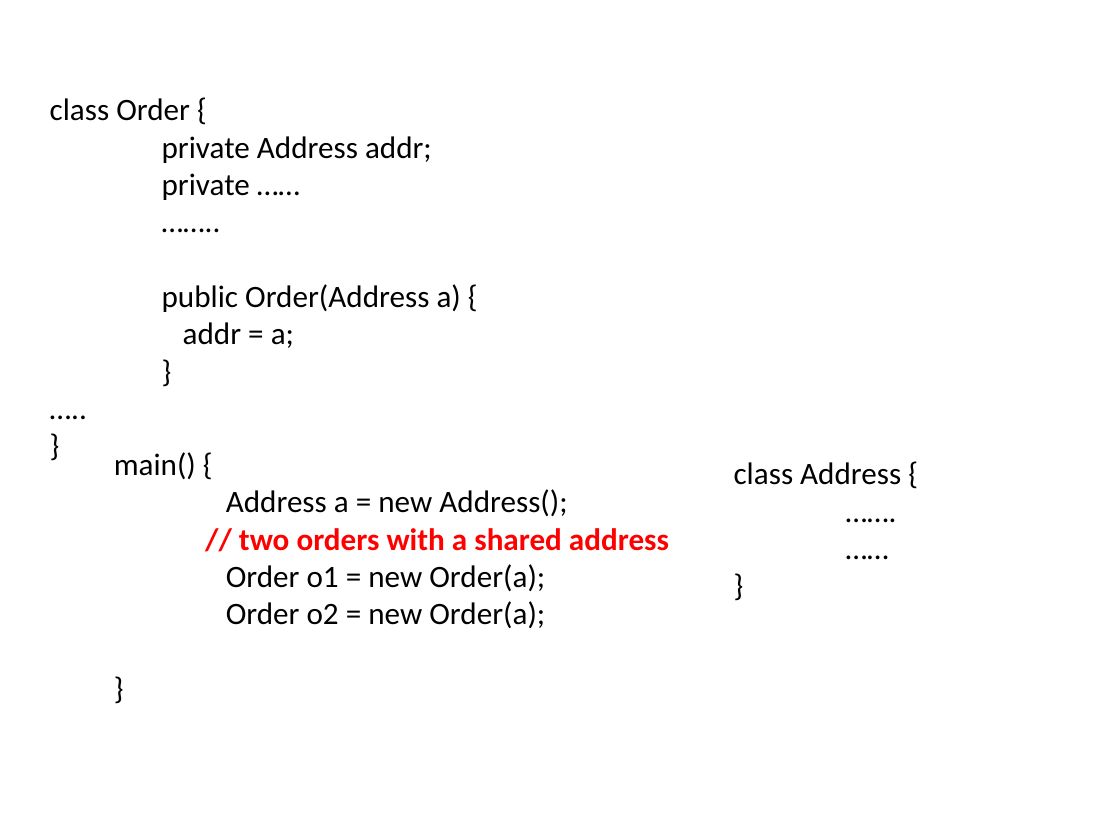
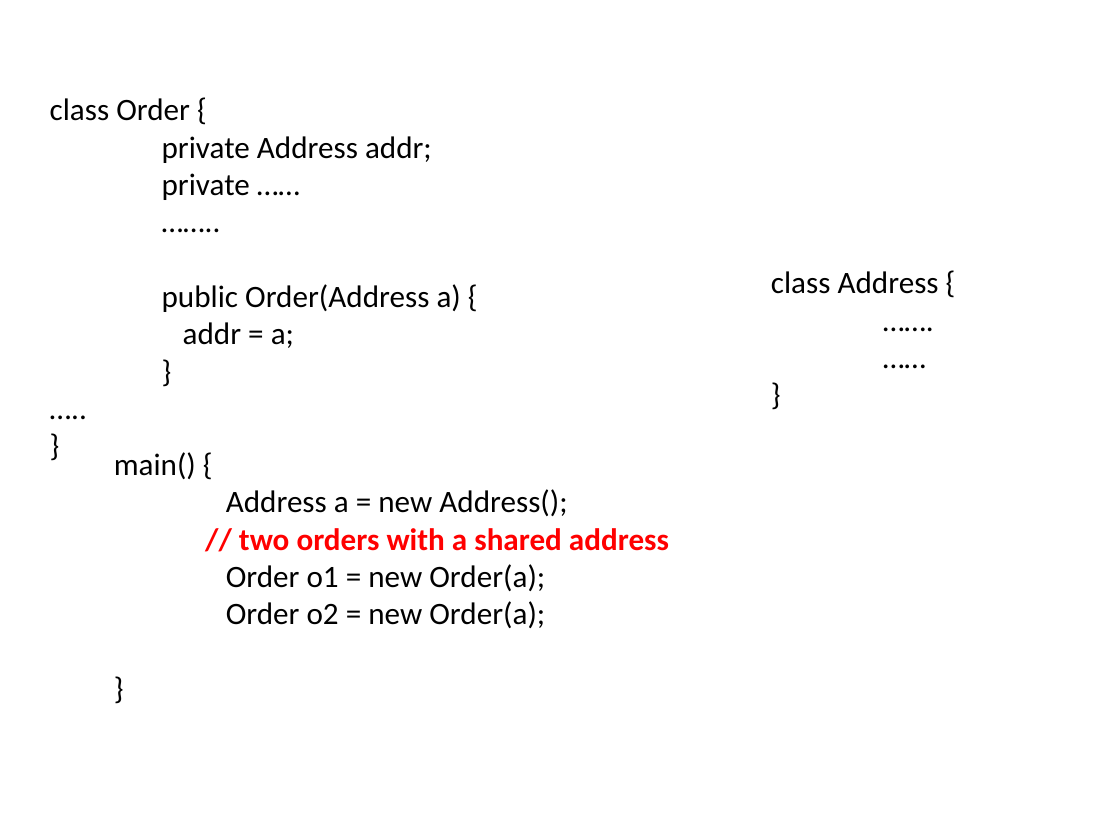
Before and after one commit to zarras/myy803-slides, a slide deck: slide 16 of 5-SoftEng-Modeling.ppt. Drawn at 1120x840 pixels with LibreOffice and Linux fonts; fonts in the diff are those of the drawing. Boxes give left, top, right and bottom in pixels: in the first picture for what was removed or moved away, otherwise in the second. Text is boxed around its words. In the diff, an @@ line names an element or a change of style, - is before the commit and + after.

```diff
--- a/5-SoftEng-Modeling.ppt
+++ b/5-SoftEng-Modeling.ppt
@@ text "class Address {" moved from (x1=734, y1=462, x2=901, y2=485) to (x1=771, y1=271, x2=939, y2=294) @@
```
Also in this commit, not shown: 1 other slide changed, 2 other files.
